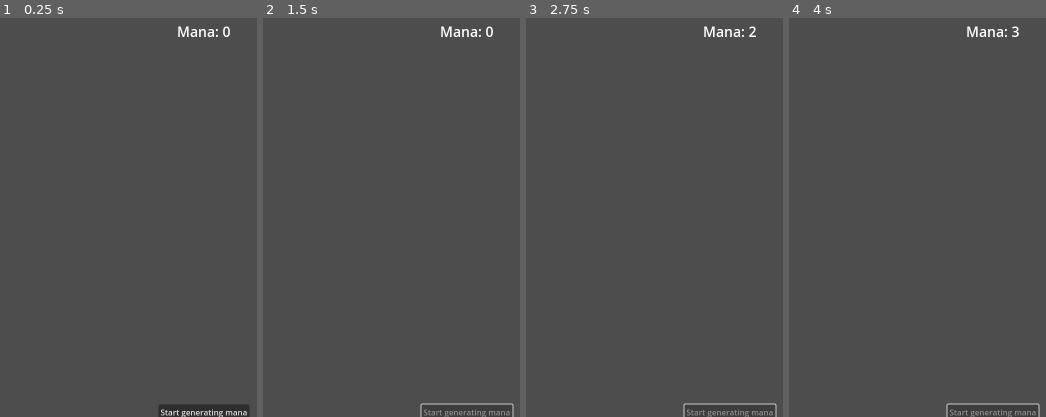
Above: before the commit, frames 1-4 (left to right).
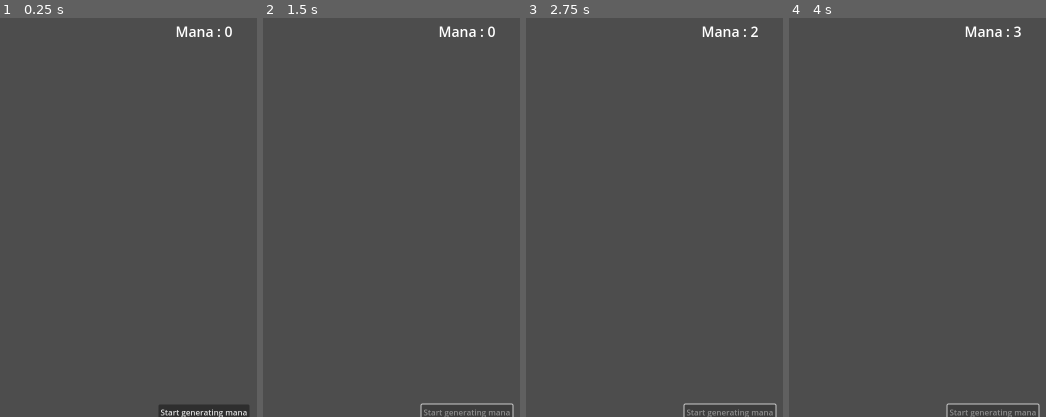
Above: after the commit, the same moments.

Repository: Beosti/wizard
Game: Godot game, scene res://scenes/game/main.tscn
The game is run twice, just before and just after one commit, with the same random seed, the same clock (stepped at 60 frames per second) and the same inputs.
Inputs:
- Up to frame 1 (0.25 s): no input
- Up to frame 2 (1.5 s): click "Start generating mana" at 0.5 s; tap Enter at 1.25 s
- Up to frame 3 (2.75 s): tap Space at 2 s
- Up to frame 4 (4 s): tap Enter at 2.75 s; tap Space at 3.5 s
The pictures show only the part of the screen within x 50-100%, y 1-51%; the shares and areas given below are measured in that part.

The runs differ from the first frame. In frame 1, 0.4% of the frame differs, in the area x 68-91%, y 2-5%; in frame 2, 0.4%; in frame 3, 0.3%; in frame 4, 0.3%.

Commit message:
made a mana handler

Diff:
--- a/wizard/scenes/clicker.tscn
+++ b/wizard/scenes/clicker.tscn
@@ -1,8 +1,9 @@
-[gd_scene load_steps=2 format=3 uid="uid://cxrdvccsnycfy"]
+[gd_scene load_steps=3 format=3 uid="uid://cxrdvccsnycfy"]
 
 [ext_resource type="Script" path="res://scripts/clicker.gd" id="1_tfx5e"]
+[ext_resource type="Script" path="res://scripts/userinterface/mana_label.gd" id="2_43wd1"]
 
-[node name="Clicker" type="Control" node_paths=PackedStringArray("label")]
+[node name="Clicker" type="Control"]
 layout_mode = 3
 anchors_preset = 15
 anchor_right = 1.0
@@ -10,7 +11,6 @@
 grow_horizontal = 2
 grow_vertical = 2
 script = ExtResource("1_tfx5e")
-label = NodePath("Label")
 
 [node name="Label" type="Label" parent="."]
 custom_minimum_size = Vector2(0, 80)
@@ -22,6 +22,7 @@
 theme_type_variation = &"HeaderLarge"
 text = "Mana: <value>"
 horizontal_alignment = 1
+script = ExtResource("2_43wd1")
 
 [node name="Button" type="Button" parent="."]
 custom_minimum_size = Vector2(320, 80)
--- a/wizard/scenes/game/main.tscn
+++ b/wizard/scenes/game/main.tscn
@@ -1,9 +1,15 @@
-[gd_scene load_steps=3 format=3 uid="uid://bkyy8nkqummas"]
+[gd_scene load_steps=4 format=3 uid="uid://bkyy8nkqummas"]
 
 [ext_resource type="Script" path="res://scripts/main.gd" id="1_w6tyc"]
 [ext_resource type="PackedScene" uid="uid://cm2h62nk22roj" path="res://scenes/userinterface/user_interface.tscn" id="2_eiseq"]
+[ext_resource type="Script" path="res://scripts/handlers/handler_mana.gd" id="3_sgxwr"]
 
 [node name="Main" type="Node"]
 script = ExtResource("1_w6tyc")
 
 [node name="UserInterface" parent="." instance=ExtResource("2_eiseq")]
+
+[node name="Handlers" type="Node" parent="."]
+
+[node name="Mana" type="Node" parent="Handlers"]
+script = ExtResource("3_sgxwr")
--- a/wizard/scenes/mana_generator.tscn
+++ b/wizard/scenes/mana_generator.tscn
@@ -1,8 +1,9 @@
-[gd_scene load_steps=2 format=3 uid="uid://ku5cpblk3cjd"]
+[gd_scene load_steps=3 format=3 uid="uid://ku5cpblk3cjd"]
 
 [ext_resource type="Script" path="res://scripts/mana_generator.gd" id="1_2uojm"]
+[ext_resource type="Script" path="res://scripts/userinterface/mana_label.gd" id="2_w7bct"]
 
-[node name="ManaGenerator" type="Control" node_paths=PackedStringArray("label", "button", "timer")]
+[node name="ManaGenerator" type="Control" node_paths=PackedStringArray("button", "timer")]
 layout_mode = 3
 anchors_preset = 15
 anchor_right = 1.0
@@ -10,7 +11,6 @@
 grow_horizontal = 2
 grow_vertical = 2
 script = ExtResource("1_2uojm")
-label = NodePath("Label")
 button = NodePath("Button")
 timer = NodePath("Timer")
 
@@ -40,6 +40,7 @@
 text = "mana: <no_value>"
 horizontal_alignment = 1
 vertical_alignment = 1
+script = ExtResource("2_w7bct")
 
 [node name="Timer" type="Timer" parent="."]
 
--- a/wizard/scenes/userinterface/user_interface.tscn
+++ b/wizard/scenes/userinterface/user_interface.tscn
@@ -2,7 +2,7 @@
 
 [ext_resource type="PackedScene" uid="uid://ku5cpblk3cjd" path="res://scenes/mana_generator.tscn" id="1_5ctoi"]
 [ext_resource type="Script" path="res://scenes/userinterface/user_interface.gd" id="1_al6o8"]
-[ext_resource type="Script" path="res://scripts/userinterface/man_label.gd" id="2_yhads"]
+[ext_resource type="Script" path="res://scripts/userinterface/mana_label.gd" id="2_yhads"]
 [ext_resource type="PackedScene" uid="uid://cxrdvccsnycfy" path="res://scenes/clicker.tscn" id="3_5ueiw"]
 
 [node name="UserInterface" type="Control"]
--- a/wizard/scripts/clicker.gd
+++ b/wizard/scripts/clicker.gd
@@ -2,30 +2,20 @@
 extends Control
 
 
-@export var label : Label;
 @export var view : UserInterface.Views;
 @export var user_interface : UserInterface
 
 func _ready() -> void:
-	update_label_text();
 	visible = false;
 	user_interface.navigation_requested.connect(_on_navigation_request)
 
-func _process(delta: float) -> void:
-	update_label_text();
 
 # make a seperate for creating mana (later down the line it may have extra effects when pressing the button)
 func create_mana() -> void:
-	Main.ref.data.mana += 1;
-
-func update_label_text() -> void:
-	label.text = "Mana: %s" %(Main.ref.data.mana)
-
+	HandlerMana.ref.create_mana(1);
 
 func _on_button_pressed() -> void:
 	create_mana();
-	update_label_text();
-	pass # Replace with function body.
 
 func _on_navigation_request(requested_view : UserInterface.Views) -> void:
 	if requested_view == view:
--- /dev/null
+++ b/wizard/scripts/handlers/handler_mana.gd
@@ -0,0 +1,36 @@
+class_name HandlerMana
+extends Node
+
+static var ref : HandlerMana
+
+func _enter_tree() -> void:
+	if not ref:
+		ref = self;
+		return;
+
+	queue_free();
+
+# Emitted when mana created
+signal mana_created_event(quantity : int)
+
+# Emitted when mana consumed
+signal mana_consumed_event(quantity : int)
+
+# Returns the amount of mana available
+func mana() -> int:
+	return Main.ref.data.mana;
+
+# Create a specific amount of mana
+func create_mana(quantity : int) -> void:
+	Main.ref.data.mana += quantity;
+	mana_created_event.emit(quantity);
+
+# Consume a specific amount of mana
+func consume_mana(quantity : int) -> Error:
+	if quantity > Main.ref.data.mana:
+		return Error.FAILED;
+
+	Main.ref.data.mana -= quantity;
+	mana_consumed_event.emit(quantity);
+
+	return Error.OK;
--- a/wizard/scripts/mana_generator.gd
+++ b/wizard/scripts/mana_generator.gd
@@ -2,26 +2,18 @@
 extends Control
 
 
-@export var label : Label;
 @export var button : Button;
 @export var timer : Timer;
 @export var view : UserInterface.Views;
 @export var user_interface : UserInterface
 
 func _ready() -> void:
-	update_label_text()
 	visible = true;
 	user_interface.navigation_requested.connect(_on_navigation_request)
 
-func _process(delta: float) -> void:
-	update_label_text();
+func create_mana() -> void:
+	HandlerMana.ref.create_mana(1);
 
-func create_mana() -> void:
-	Main.ref.data.mana += 1;
-	update_label_text();
-
-func update_label_text() -> void:
-	label.text = "Mana: %s" %Main.ref.data.mana;
 
 func begin_generating_mana() -> void:
 	timer.start();
--- a/wizard/scripts/userinterface/man_label.gd
+++ /dev/null
@@ -1,8 +0,0 @@
-class_name LabelMana
-extends Label
-
-func _process(delta: float) -> void:
-	update_text();
-
-func update_text() -> void:
-	text = "Mana : %s" %Main.ref.data.mana;
--- /dev/null
+++ b/wizard/scripts/userinterface/mana_label.gd
@@ -0,0 +1,11 @@
+class_name LabelMana
+extends Label
+
+func _ready() -> void:
+	update_text()
+	HandlerMana.ref.mana_created_event.connect(update_text);
+	HandlerMana.ref.mana_consumed_event.connect(update_text);
+
+
+func update_text(_quantity : int = 1) -> void:
+	text = "Mana : %s" %HandlerMana.ref.mana()
